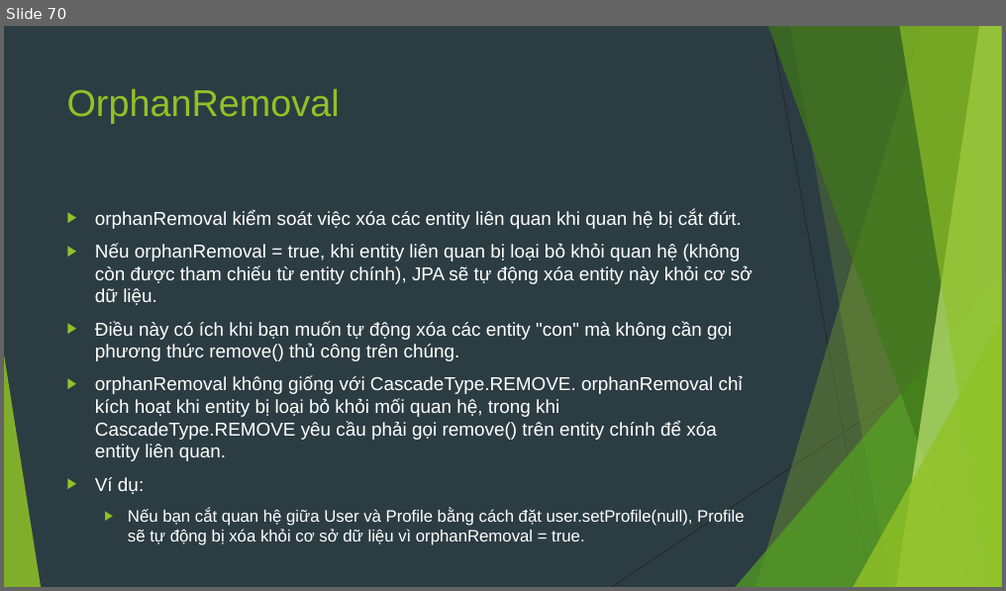
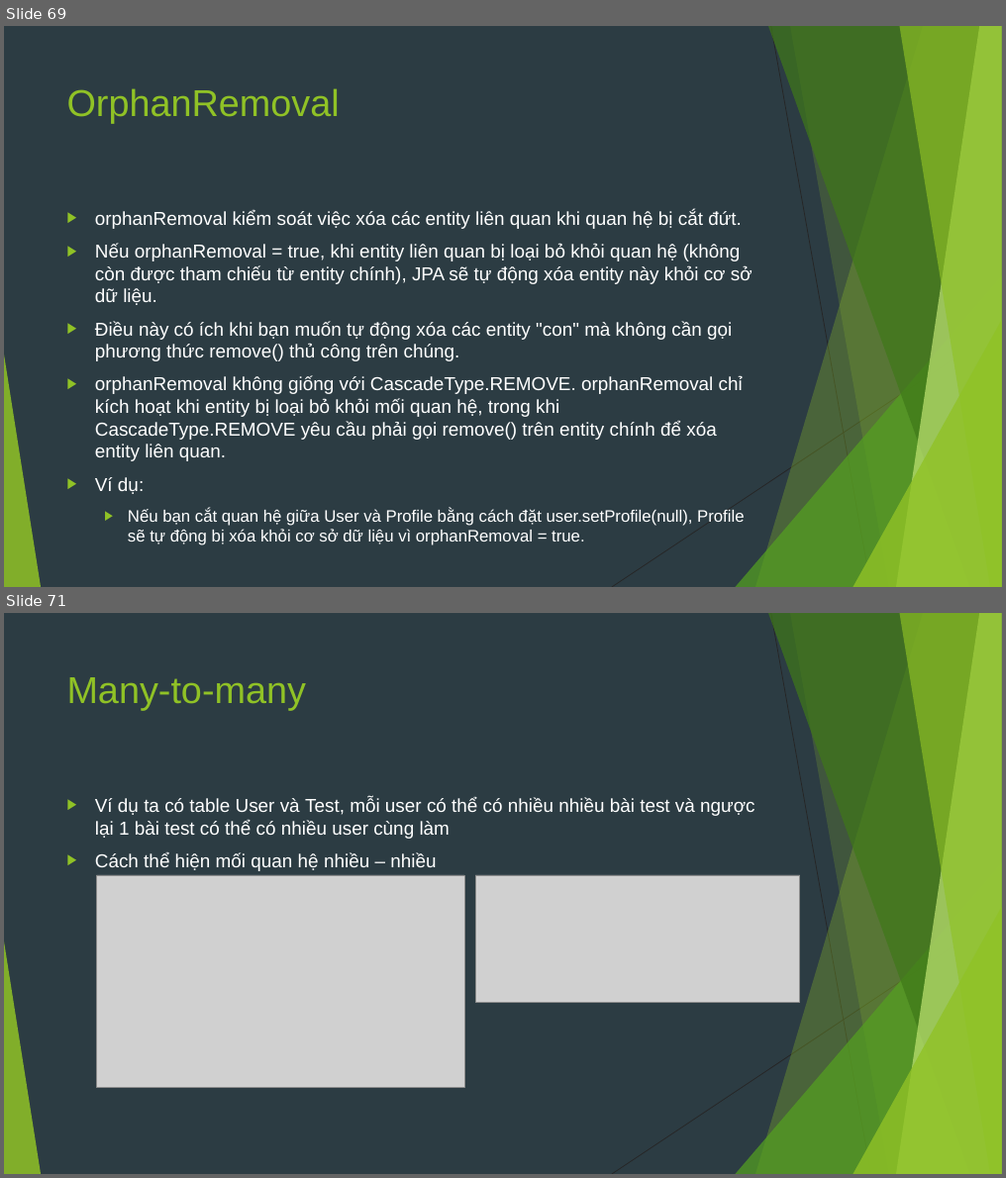
Before and after one commit to sobbingwind/SpringBoot, a slide deck: 07.Spring Data JPA.pptx. Shown one above the other, each under a label of ours: slide 70 before the commit, slides 69 and 71 after it; the slides between them are not shown. The pictures are 1006x591 and 1006x1178 pixels, drawn with LibreOffice and Linux fonts; fonts in the diff are those of the drawing; grey boxes stand for pictures. Boxes give left, top, right and bottom in pixels: in the first picture for what was removed or moved away, otherwise in the second. Text is boxed around its words. In the diff, an @@ line names an element or a change of style, - is before the commit and + after.

```diff
--- a/07.Spring Data JPA.pptx
+++ b/07.Spring Data JPA.pptx
@@ slide 71 added at [4,613,1002,1174], background #2C3C43; not listed: 10 template elements that a slide beside it also shows @@
@@ title added at [67,677,306,711], 36 pt, text #90C226 @@
+Many-to-many
@@ text added at [95,797,755,871], 18 pt, text #FFFFFF @@
+▶ Ví dụ ta có table User và Test, mỗi user có thể có nhiều nhiều bài test và ngược lại 1 bài test có thể có nhiều user cùng làm
+▶ Cách thể hiện mối quan hệ nhiều – nhiều
@@ picture added at [97,875,464,1087] @@
@@ picture added at [475,875,801,1002] @@
@@ what was slide 70 is now slide 69 @@
```
Also in this commit, not shown: 1 slide changed, 1 slide removed.
